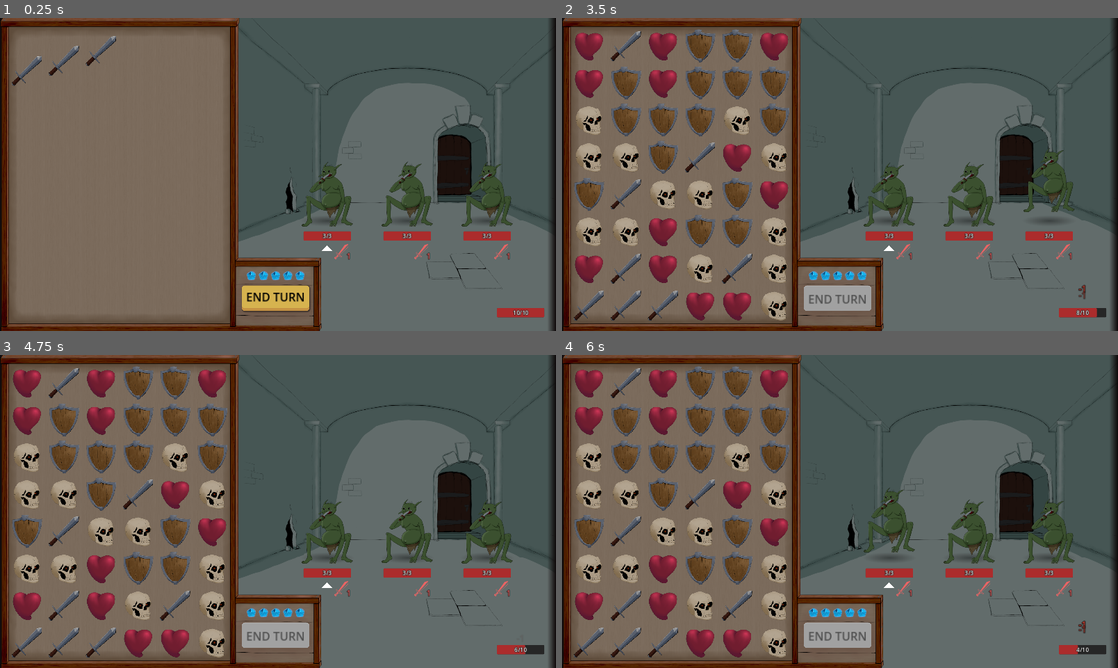
Above: before the commit, frames 1-4 (two rows, left to right).
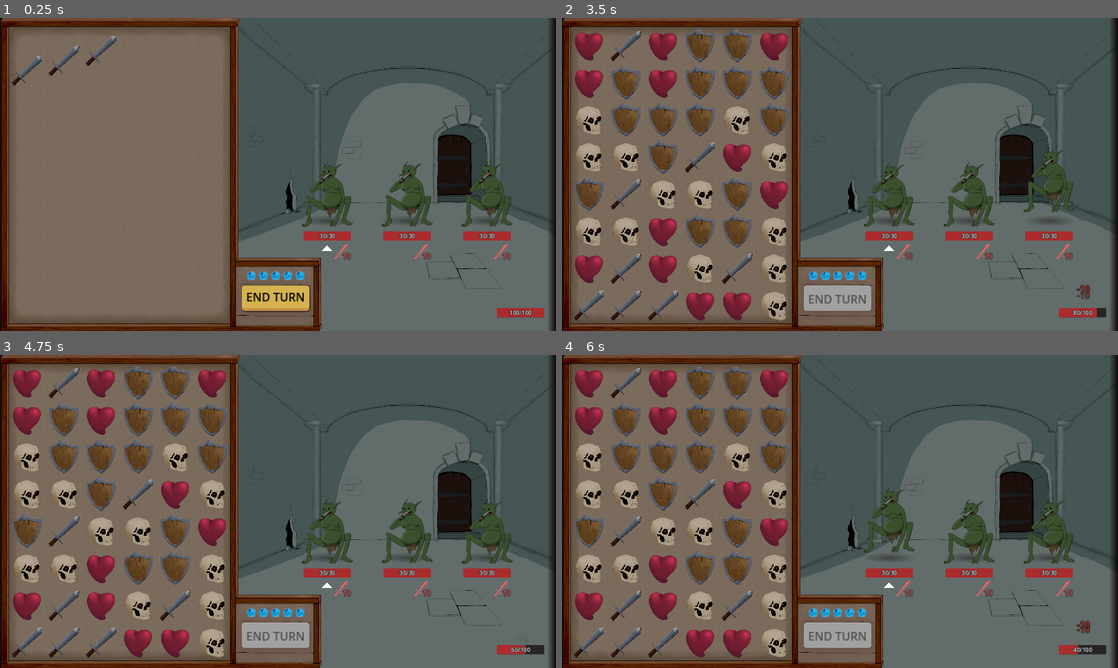
Above: after the commit, the same moments.

Repository: WcOnR/your-mom-is-the-dungeon-lord
Game: Godot game, scene res://game_objects/rooms/world.tscn
Two runs of this game, one before a commit and one after it. Both use one fixed random seed, a clock stepped at 60 frames per second and the inputs below. The engine's default icon, where the game draws it, is replaced by a stand-in: a white triangle on a blue panel in a dark square.
Inputs (mouse positions are in pixels of both pictures, inside the frame that each line leads up to):
- Up to frame 1 (0.25 s): no input
- Up to frame 2 (3.5 s): click "END TURN" at 0.5 s; move the mouse to (962, 158) at 1.27 s; press the mouse at (962, 158) at 1.28 s; move the mouse to (728, 190) at 2.02 s; release the mouse at (728, 190) at 2.03 s; click (728, 190) at 2.1 s; move the mouse to (895, 105) at 2.77 s; press the mouse at (895, 105) at 2.78 s
- Up to frame 3 (4.75 s): move the mouse to (250, 574) at 3.52 s; release the mouse at (250, 574) at 3.53 s; click (250, 574) at 3.6 s; click "END TURN" at 4.25 s
- Up to frame 4 (6 s): move the mouse to (1006, 558) at 5.02 s; press the mouse at (1006, 558) at 5.03 s; release the mouse at (1006, 558) at 5.75 s; click "END TURN" at 5.75 s

The runs differ from the first frame. In frame 1, 0.2% of the frame differs, in the area x 57-96%, y 68-96%; in frame 2, 0.3%; in frame 3, 0.2%; in frame 4, 0.3%.

Commit message:
small fixes

Diff:
--- a/game_objects/components/health_comp.gd
+++ b/game_objects/components/health_comp.gd
@@ -7,7 +7,7 @@
 var _is_dead := false
 
 signal health_changed
-signal shield_changed
+signal shield_changed(bool)
 signal death
 
 
@@ -32,14 +32,14 @@
 	var old_shield := shield
 	shield = max(-dif, 0)
 	if old_shield != shield :
-		shield_changed.emit()
+		shield_changed.emit(false)
 	return max(dif, 0)
 
 
 func _drop_shield() -> void:
 	if shield > 0 :
 		shield = 0
-		shield_changed.emit()
+		shield_changed.emit(true)
 
 
 func _set_health(new_health : int) -> void:
--- a/game_objects/enemies/enemy_data.gd
+++ b/game_objects/enemies/enemy_data.gd
@@ -1,6 +1,6 @@
 class_name EnemyData extends Resource
 
-@export var max_health := 10
-@export var damage := 1
+@export var max_health := 100
+@export var damage := 10
 @export var actions : Array[Action] = []
 @export var texture : Texture2D = null
--- a/game_objects/enemies/goblin/e_goblin.tres
+++ b/game_objects/enemies/goblin/e_goblin.tres
@@ -7,7 +7,7 @@
 
 [resource]
 script = ExtResource("3_cm32p")
-max_health = 3
-damage = 1
+max_health = 30
+damage = 10
 actions = Array[ExtResource("1_d1hb1")]([ExtResource("2_xg5e2")])
 texture = ExtResource("4_0fwpd")
--- a/game_objects/field/field.gd
+++ b/game_objects/field/field.gd
@@ -12,6 +12,7 @@
 var _enabled : bool = false
 var _spawners : Array[GemSpawner] = []
 
+const DAMAGE_MULTIPLIER := 10
 
 signal gem_collapsed
 
@@ -92,7 +93,7 @@
 func _mult_func(count : int) -> int:
 	if count >= 10:
 		return 999
-	return count + _fib(count - min_gem)
+	return (count + _fib(count - min_gem)) * DAMAGE_MULTIPLIER
 
 
 func _fib(f : int) -> int:
--- a/game_objects/player/player.tscn
+++ b/game_objects/player/player.tscn
@@ -7,5 +7,3 @@
 script = ExtResource("1_uktum")
 
 [node name="HealthComp" parent="." instance=ExtResource("2_561jy")]
-health = 10
-max_health = 10
--- a/game_objects/rooms/battle_rooms/bd_01_wizard.tres
+++ b/game_objects/rooms/battle_rooms/bd_01_wizard.tres
@@ -8,8 +8,8 @@
 
 [sub_resource type="Resource" id="Resource_gjv5e"]
 script = ExtResource("1_ds1vh")
-max_health = 10
-damage = 1
+max_health = 100
+damage = 10
 actions = Array[ExtResource("2_btykj")]([ExtResource("3_goput")])
 texture = ExtResource("4_rjfb3")
 
--- a/game_objects/rooms/battle_rooms/bd_02_wizard.tres
+++ b/game_objects/rooms/battle_rooms/bd_02_wizard.tres
@@ -9,8 +9,8 @@
 
 [sub_resource type="Resource" id="Resource_gjv5e"]
 script = ExtResource("1_s1pma")
-max_health = 10
-damage = 1
+max_health = 100
+damage = 10
 actions = Array[ExtResource("2_yev7n")]([ExtResource("3_3eaun")])
 texture = ExtResource("4_d2ujv")
 
--- a/ui/widgets/health_comp_ui.gd
+++ b/ui/widgets/health_comp_ui.gd
@@ -42,9 +42,9 @@
 	health_progress.value = _health
 
 
-func _on_shield_changed() -> void:
+func _on_shield_changed(_hidden : bool = true) -> void:
 	var dif := health_comp.shield - shields.get_value()
-	if dif != 0:
+	if not _hidden and dif != 0:
 		var pos := shields.position + shields.size / 2.0
 		PopUpNumber.create_pop_up(self, dif, pos)
 	shields.set_value(health_comp.shield)
